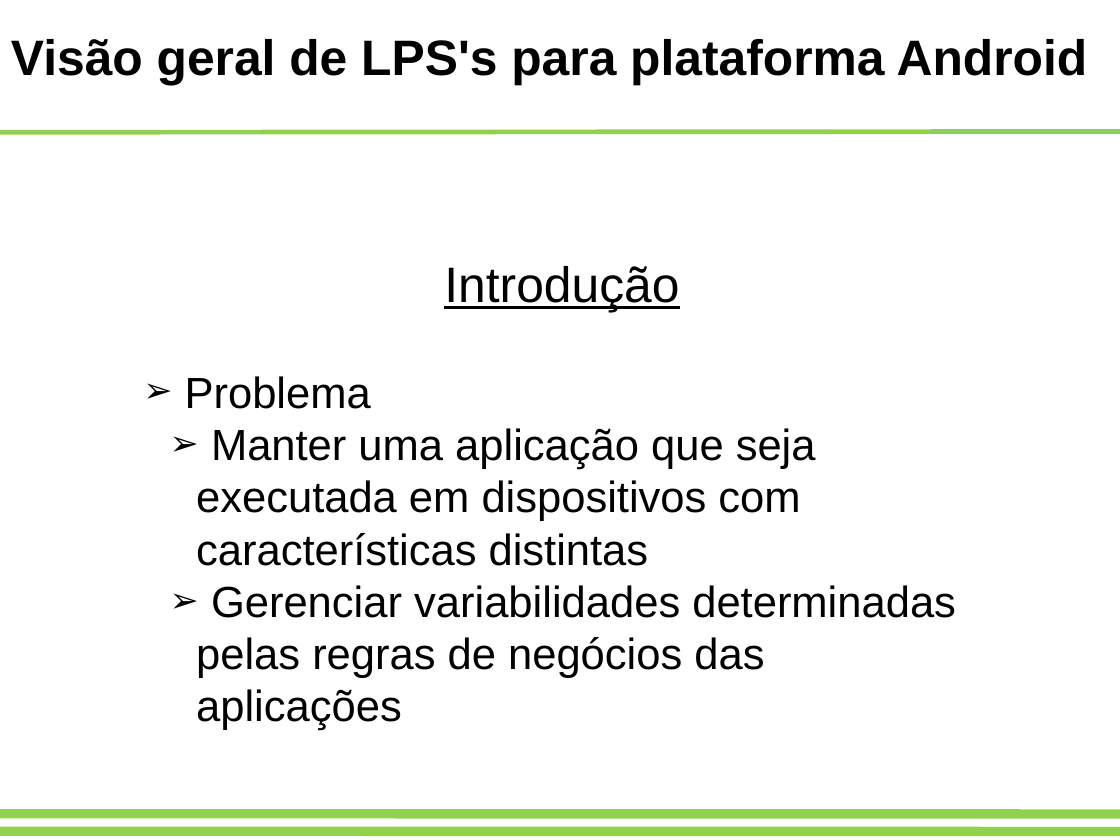
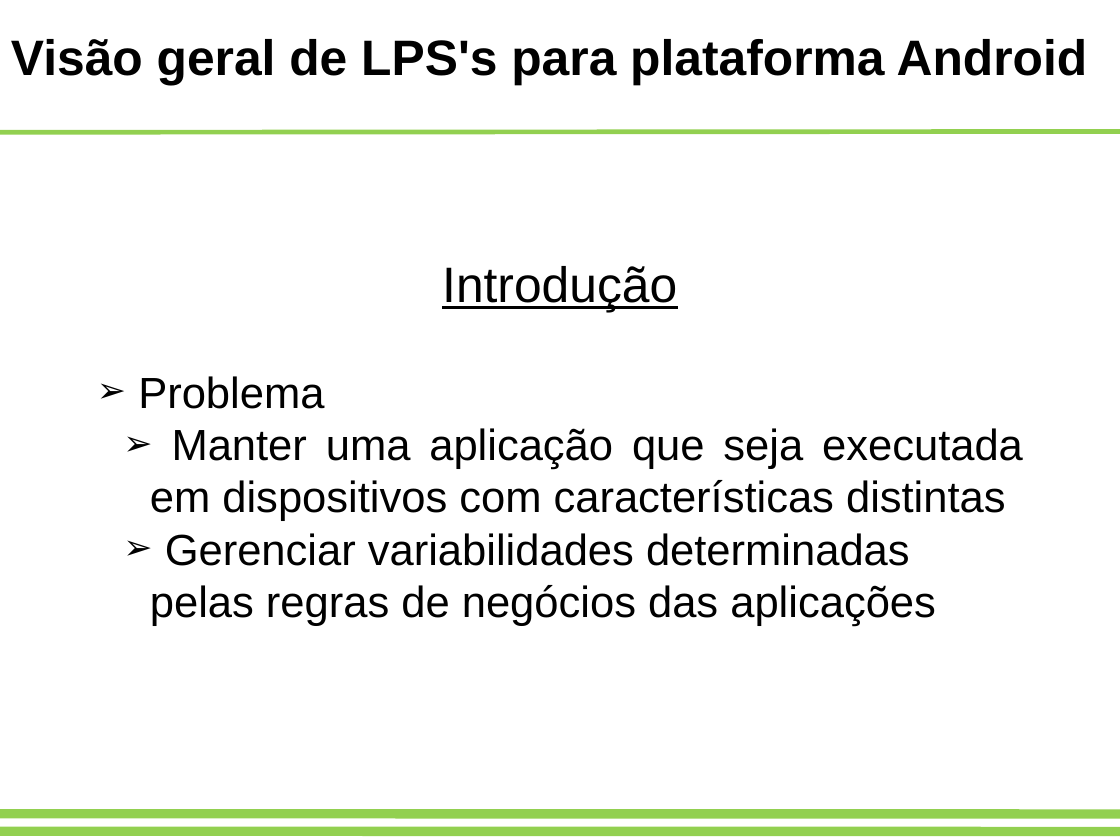
Before and after one commit to adorilson/lps-stuff, a slide deck: slide 4 of trabalhofinal/apresentacao.odp. Drawn at 1120x840 pixels with LibreOffice and Linux fonts; fonts in the diff are those of the drawing. Boxes give left, top, right and bottom in pixels: in the first picture for what was removed or moved away, otherwise in the second. Text is boxed around its words. In the diff, an @@ line names an element or a change of style, - is before the commit and + after.

```diff
--- a/trabalhofinal/apresentacao.odp
+++ b/trabalhofinal/apresentacao.odp
@@ text "Introdução": place and size @@
-text "Introdução" at [185,266,956,730]
+text "Introdução" at [138,266,1023,626]
@@ text at [150,428,1023,521]: alignment left to justified @@
```
Also in this commit, not shown: 5 other slides changed, 21 slides added, 3 slides removed, 18 other files.
